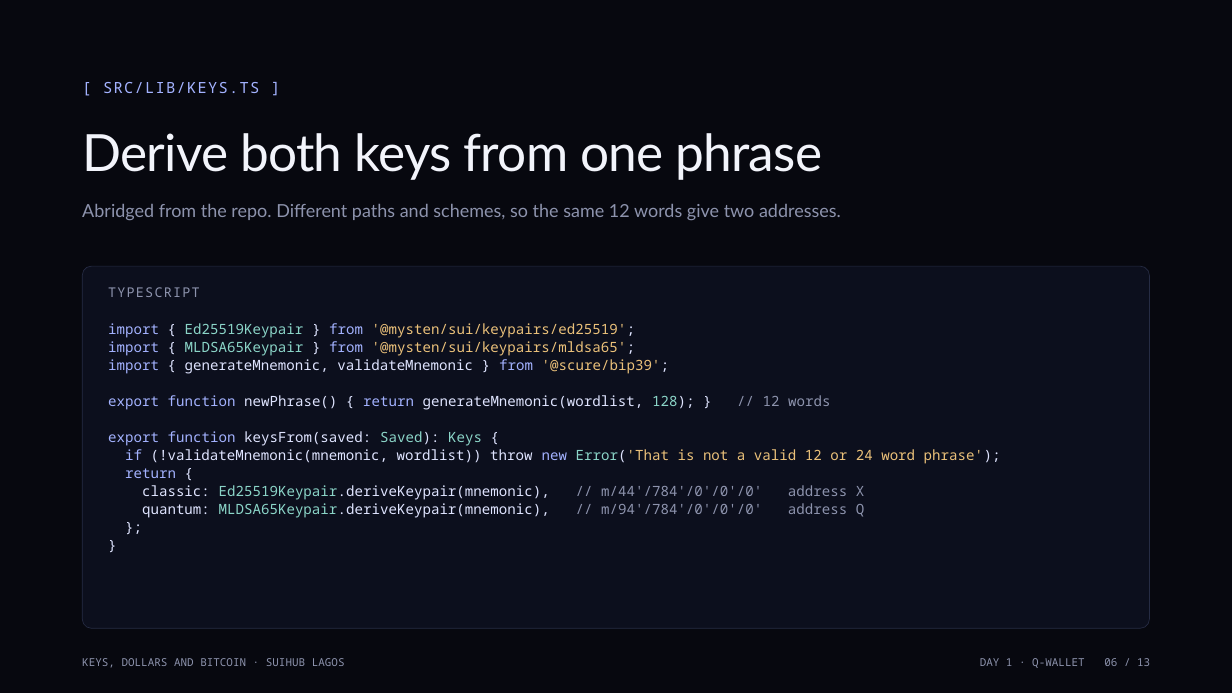
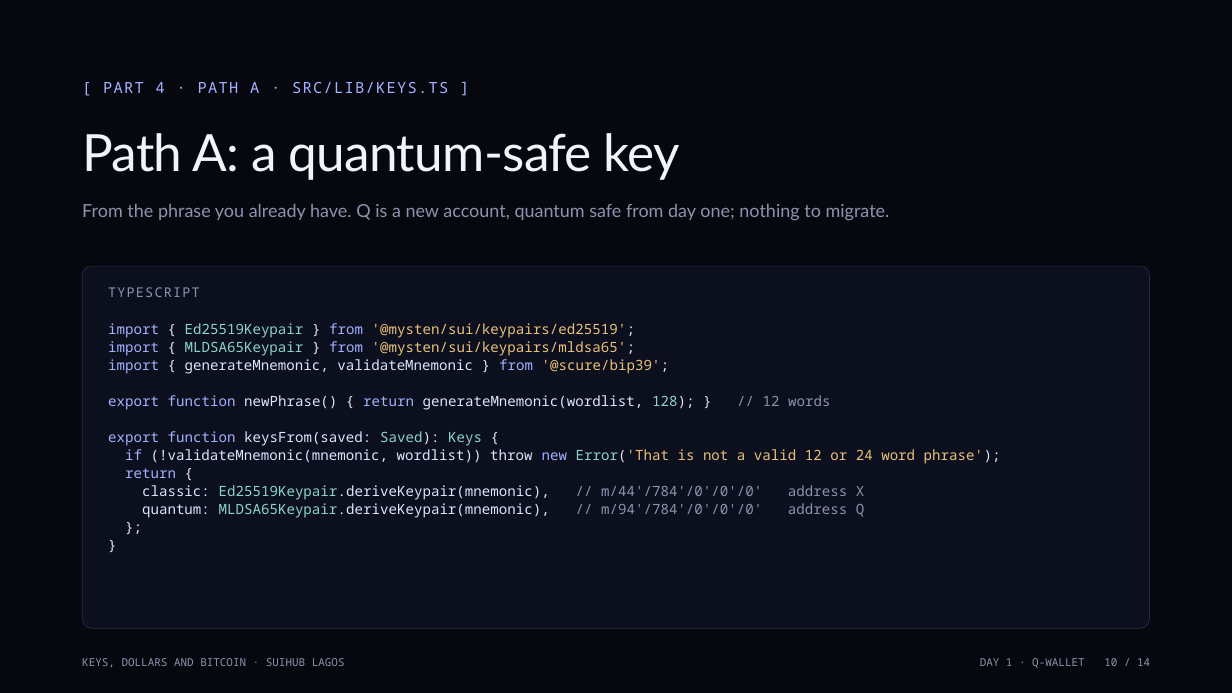
Before and after one commit to Nuel-osas/day1-quantum-safe-wallet, a slide deck: slide 10 of teaching/Day1_Quantum_Safe_Sui.pptx (slide 6 before the commit). Drawn at 1232x693 pixels with LibreOffice and Linux fonts; fonts in the diff are those of the drawing. Boxes give left, top, right and bottom in pixels: in the first picture for what was removed or moved away, otherwise in the second. Text is boxed around its words. In the diff, an @@ line names an element or a change of style, - is before the commit and + after.

```diff
--- a/teaching/Day1_Quantum_Safe_Sui.pptx
+++ b/teaching/Day1_Quantum_Safe_Sui.pptx
@@ text at bbox=[103, 82, 448, 93]: text changed @@
-[ SRC/LIB/KEYS.TS ]
+[ PART 4 · PATH A · SRC/LIB/KEYS.TS ]
@@ text at bbox=[82, 133, 680, 180]: text changed @@
-Derive both keys from one phrase
+Path A: a quantum-safe key
@@ text at bbox=[82, 204, 890, 220]: text changed @@
-Abridged from the repo. Different paths and schemes, so the same 12 words give two addresses.
+From the phrase you already have. Q is a new account, quantum safe from day one; nothing to migrate.
@@ text at bbox=[980, 658, 1150, 668]: text changed @@
-DAY 1 · Q-WALLET 06 / 13
+DAY 1 · Q-WALLET 10 / 14
```
Also in this commit, not shown: 7 other slides changed, 6 slides added, 5 slides removed, 4 other files.
